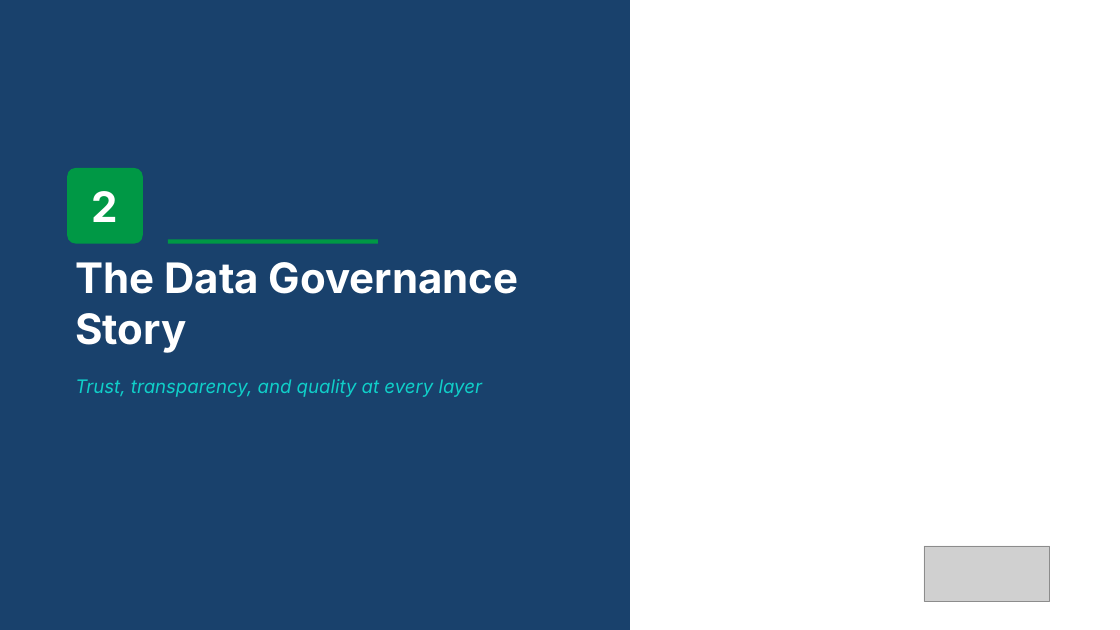
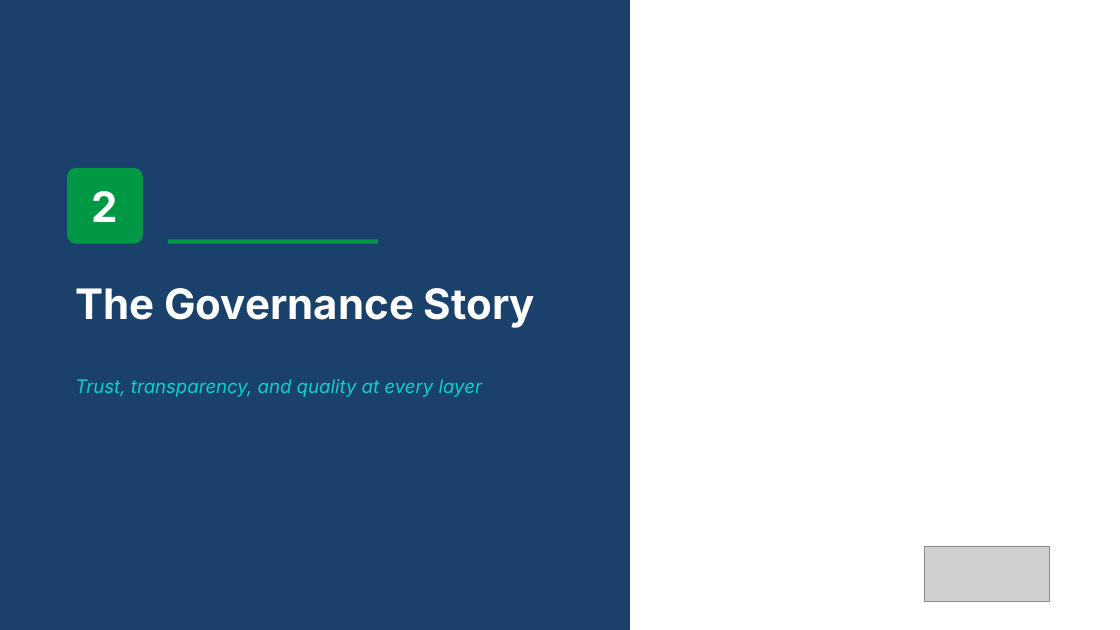
Before and after one commit to robertschoenfeldqlik/meridan_retail_group_qlik_demo_assets, a slide deck: slide 8 of MCG_Demo_Overview_Four_Stories.pptx. Drawn at 1120x630 pixels with LibreOffice and Linux fonts; fonts in the diff are those of the drawing; grey boxes stand for pictures; background and template pictures are left out. Boxes give left, top, right and bottom in pixels: in the first picture for what was removed or moved away, otherwise in the second. Text is boxed around its words. In the diff, an @@ line names an element or a change of style, - is before the commit and + after.

```diff
--- a/MCG_Demo_Overview_Four_Stories.pptx
+++ b/MCG_Demo_Overview_Four_Stories.pptx
@@ text at (75,288,535,328): text changed @@
-The Data Governance Story
+The Governance Story
```
Also in this commit, not shown: 17 other slides changed, 1 slide added, 21 other files.
